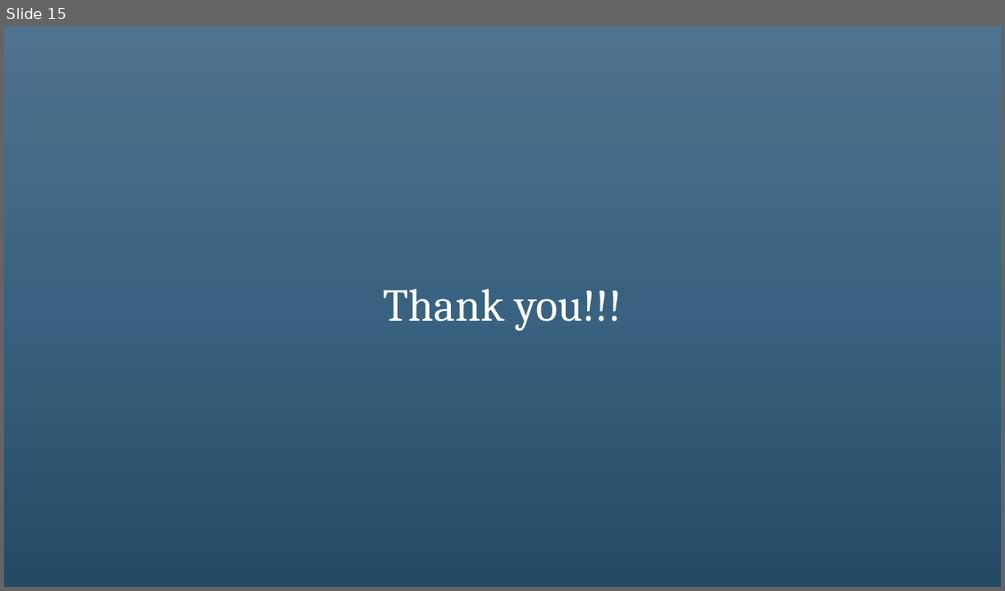
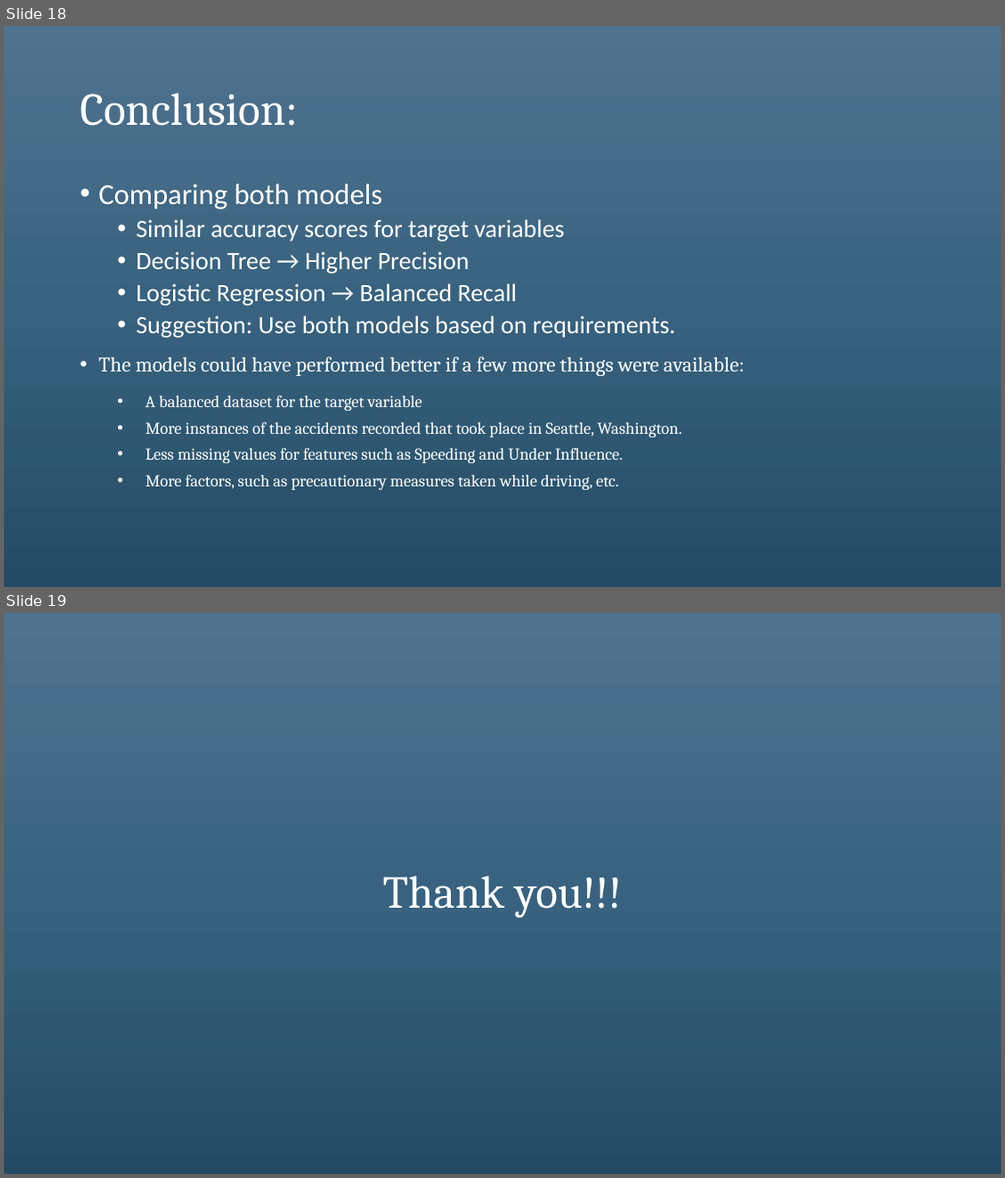
Before and after one commit to vedantmane/Car-Accident-Severity-Prediction, a slide deck: Presentation/CAS Presentation.pptx. Shown one above the other, each under a label of ours: slide 15 before the commit, slides 18 and 19 after it. The pictures are 1005x591 and 1005x1178 pixels, drawn with LibreOffice and Linux fonts; fonts in the diff are those of the drawing. Boxes give left, top, right and bottom in pixels: in the first picture for what was removed or moved away, otherwise in the second. Text is boxed around its words. In the diff, an @@ line names an element or a change of style, - is before the commit and + after.

```diff
--- a/Presentation/CAS Presentation.pptx
+++ b/Presentation/CAS Presentation.pptx
@@ slide 18 added at <box>4,26,1001,587</box>, background gradient #517491 to #38627F to #244C64 @@
@@ title added at <box>80,93,298,126</box>, 44 pt, text #FFFFFF @@
+Conclusion:
@@ text added at <box>98,184,744,490</box>, 16 pt, text #FFFFFF @@
+• Comparing both models
+  • Similar accuracy scores for target variables
+  • Decision Tree → Higher Precision
+  • Logistic Regression → Balanced Recall
+  • Suggestion: Use both models based on requirements.
+• The models could have performed better if a few more things were available:
+  • A balanced dataset for the target variable
+  • More instances of the accidents recorded that took place in Seattle, Washington.
+  • Less missing values for features such as Speeding and Under Influence.
+  • More factors, such as precautionary measures taken while driving, etc.
@@ what was slide 15 is now slide 19 @@
```
Also in this commit, not shown: 4 slides changed, 12 other slides added, 9 slides removed.
